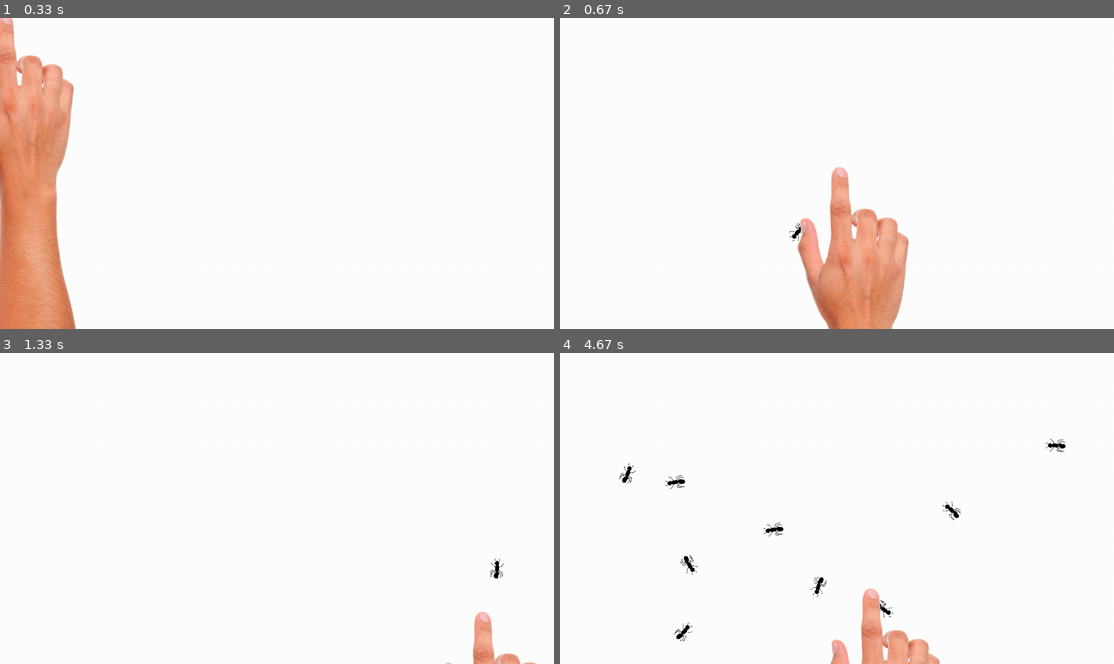
Above: before the commit, frames 1-4 (two rows, left to right).
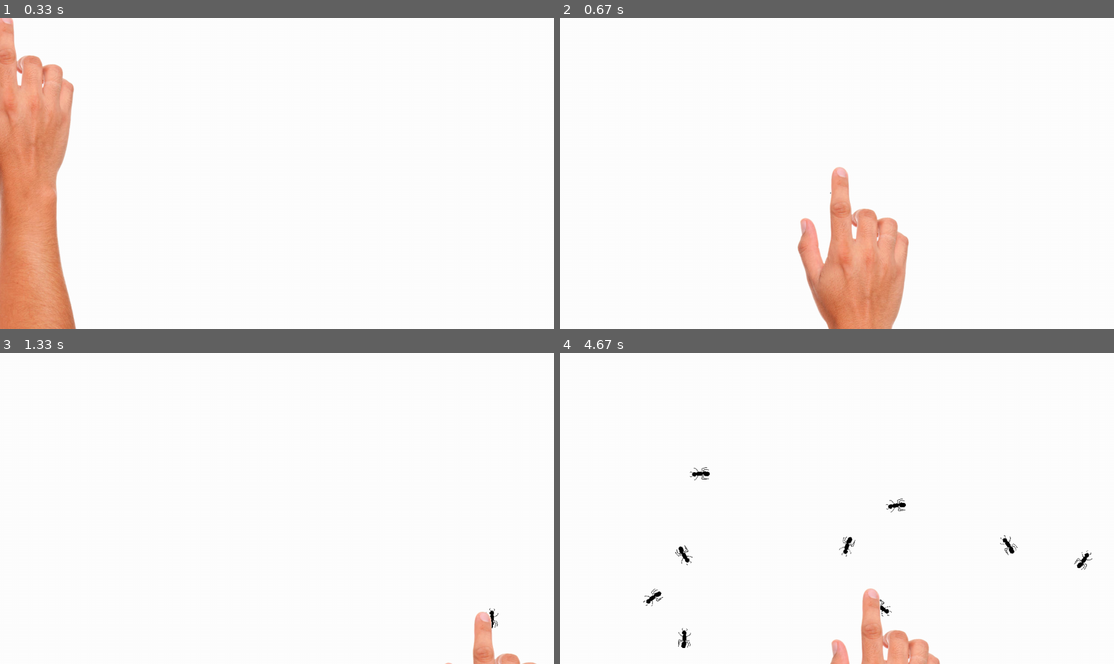
Above: after the commit, the same moments.

Repository: SL-prog/Pygame-Compilation
Game: pygame game, started from fourmiZ/fourmiZ.py
Two runs of this game, one before a commit and one after it. Both use one fixed random seed, a clock stepped at 60 frames per second and the inputs below.
Inputs (mouse positions are in pixels of both pictures, inside the frame that each line leads up to):
- Up to frame 1 (0.33 s): no input
- Up to frame 2 (0.67 s): click (837, 173) at 0.4 s
- Up to frame 3 (1.33 s): click (105, 461) at 0.73 s; tap T at 1.07 s; click (481, 617) at 1.1 s
- Up to frame 4 (4.67 s): tap T at 1.37 s; click (637, 499) at 1.57 s; click (1047, 626) at 1.9 s; click (947, 483) at 2.23 s; right-click (953, 452) at 2.57 s; click (1030, 570) at 2.9 s; click (859, 496) at 3.23 s; click (715, 452) at 3.57 s; click (670, 623) at 3.9 s; click (665, 527) at 4.23 s; click (870, 595) at 4.57 s

Frame 1 is identical in both runs. In frame 2, less than 0.1% of the frame differs, in the area x 41-49%, y 56-72%; in frame 3, 0.1%; in frame 4, 1.2%, in the area x 10-97%, y 27-95%.

Commit message:
Enlevage de timer :p

Diff:
--- a/fourmiZ/fourmiZ.py
+++ b/fourmiZ/fourmiZ.py
@@ -129,7 +129,6 @@
 deads = []
 kill_all = False
 nb_add = 1
-timer = 30
 pygame.mouse.set_visible(False)
 
 bg = pygame.Surface((fenetre.get_width(),fenetre.get_height()))
@@ -195,14 +194,12 @@
     else:
         fenetre.blit(FOOT, (350,0))
 
-    timer = int(1/(len(ants)+len(deads)+1)*300)
 
     pygame.display.flip()
-    pygame.time.Clock().tick(timer)
+    pygame.time.Clock().tick(20)
     if kill_all:
         kill_all = False
         sleep(1)
-print(timer)
 print(len(deads))
 print(len(ants))
 
